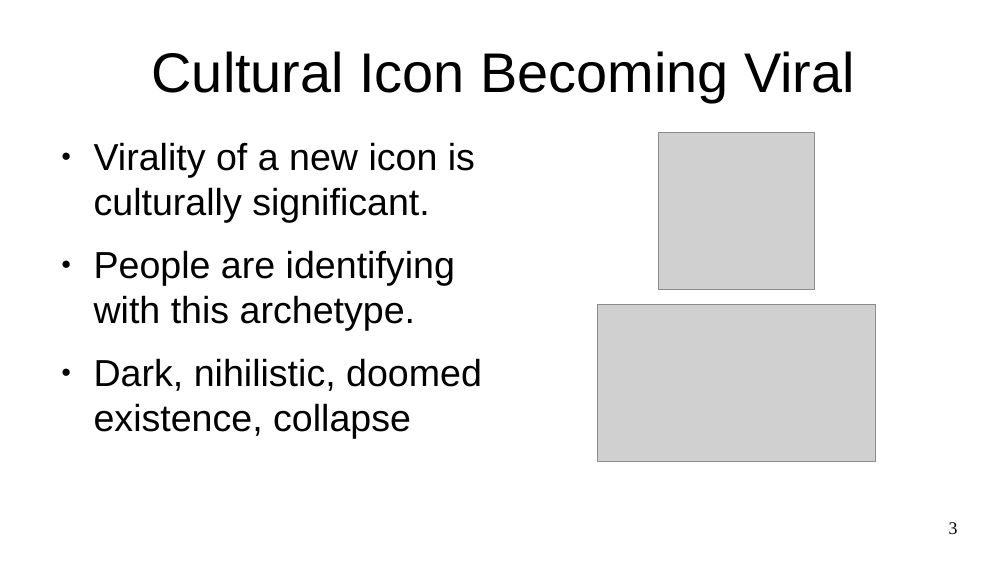
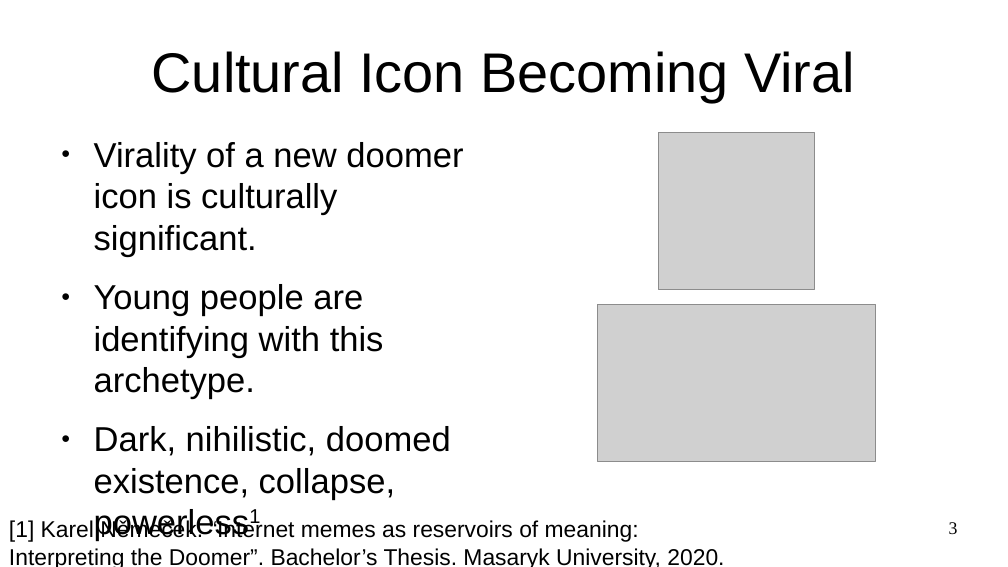
Before and after one commit to aliraeisdanaei/Doomer_Analysis, a slide deck: slide 3 of Presentations/Report.odp. Drawn at 1008x567 pixels with LibreOffice and Linux fonts; fonts in the diff are those of the drawing; grey boxes stand for pictures. Boxes give left, top, right and bottom in pixels: in the first picture for what was removed or moved away, otherwise in the second. Text is boxed around its words. In the diff, an @@ line names an element or a change of style, - is before the commit and + after.

```diff
--- a/Presentations/Report.odp
+++ b/Presentations/Report.odp
@@ text at [94, 142, 463, 500]: text changed; size 29.6 to 27.2 pt @@
-● Virality of a new icon is culturally significant.
-● People are identifying with this archetype.
-● Dark, nihilistic, doomed existence, collapse
+● Virality of a new doomer icon is culturally significant.
+● Young people are identifying with this archetype.
+● Dark, nihilistic, doomed existence, collapse, powerless1
@@ text added at [9, 519, 724, 567], 18 pt, text #000000 @@
+[1] Karel Němeček. “Internet memes as reservoirs of meaning: Interpreting the Doomer”. Bachelor’s Thesis. Masaryk University, 2020.
```
Also in this commit, not shown: 7 other slides changed, 2 slides added, 1 slide removed, 2 other files.
